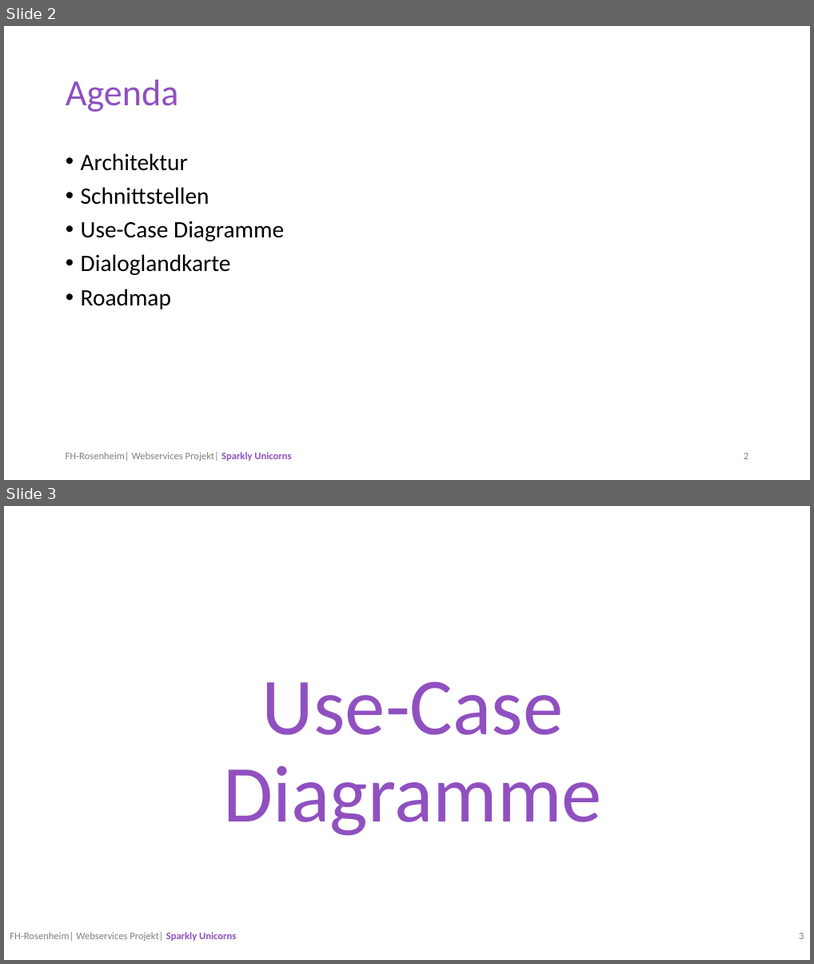
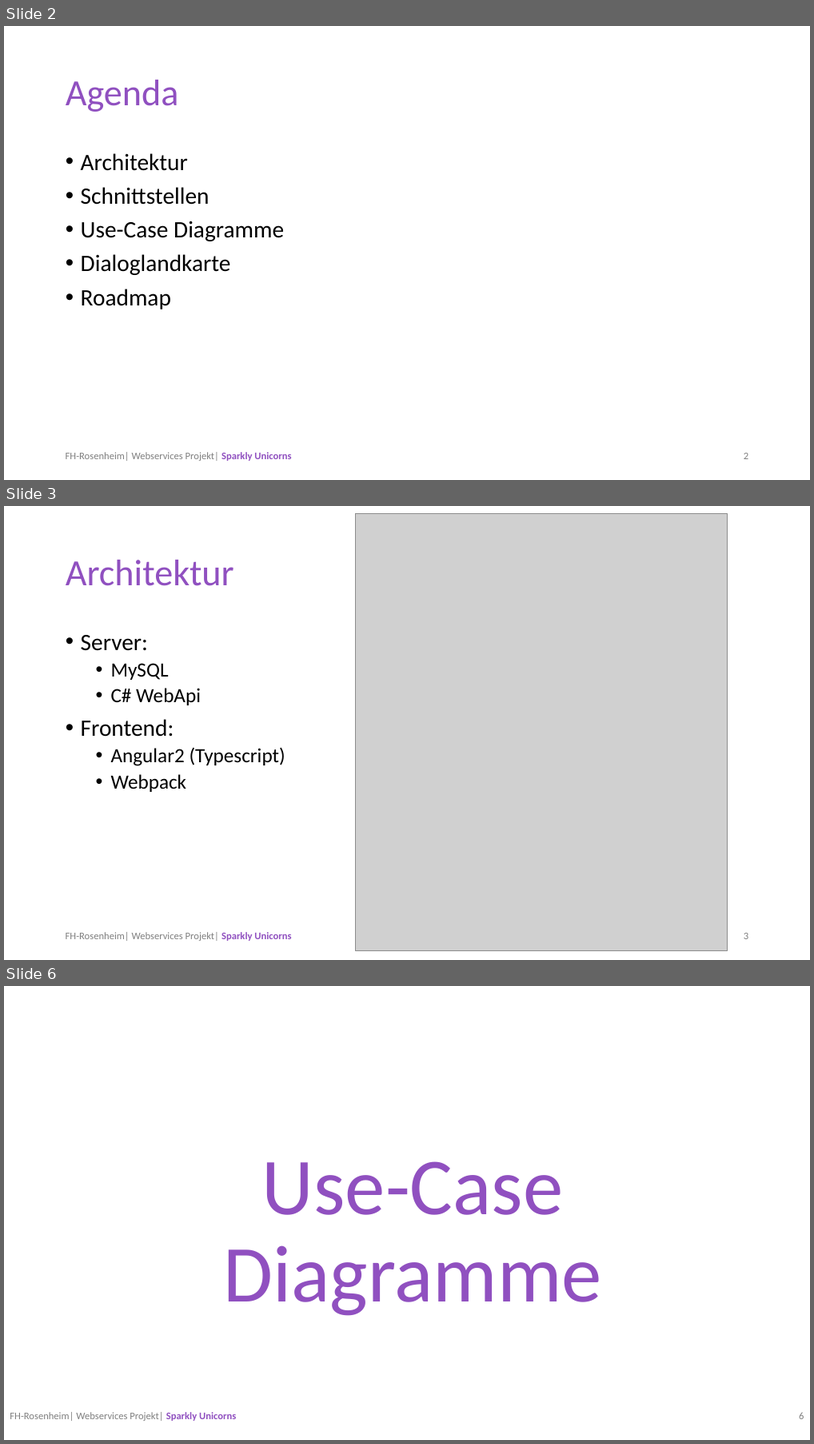
Before and after one commit to manuelhuber/UnicornMaker, a slide deck: docbase/Termin2/Termin3.pptx. Shown one above the other, each under a label of ours: slides 2 and 3 before the commit, slides 2, 3 and 6 after it; the slides between them are not shown. The pictures are 814x964 and 814x1444 pixels, drawn with LibreOffice and Linux fonts; fonts in the diff are those of the drawing; grey boxes stand for pictures; background and template pictures are left out. Boxes give left, top, right and bottom in pixels: in the first picture for what was removed or moved away, otherwise in the second. Text is boxed around its words. In the diff, an @@ line names an element or a change of style, - is before the commit and + after.

```diff
--- a/docbase/Termin2/Termin3.pptx
+++ b/docbase/Termin2/Termin3.pptx
@@ slide 3 added at [4, 506, 810, 960], background #FFFFFF @@
@@ picture added at [355, 513, 727, 951] @@
@@ title added at [66, 560, 234, 586], 44 pt, text #9050C0 @@
+Architektur
@@ text added at [81, 635, 286, 792], 24 pt, text #000000 @@
+• Server:
+  • MySQL
+  • C# WebApi
+• Frontend:
+  • Angular2 (Typescript)
+  • Webpack
@@ text added at [66, 932, 291, 940], 12 pt, text #808080 @@
+FH-Rosenheim| Webservices Projekt| Sparkly Unicorns
@@ page number added at [744, 932, 749, 939], 12 pt, text #808080 @@
+3
@@ what was slide 3 is now slide 6 @@
@@ page number at [799, 1412, 804, 1419]: text changed @@
-3
+6
```
Also in this commit, not shown: 2 other slides added, 4 other files.
